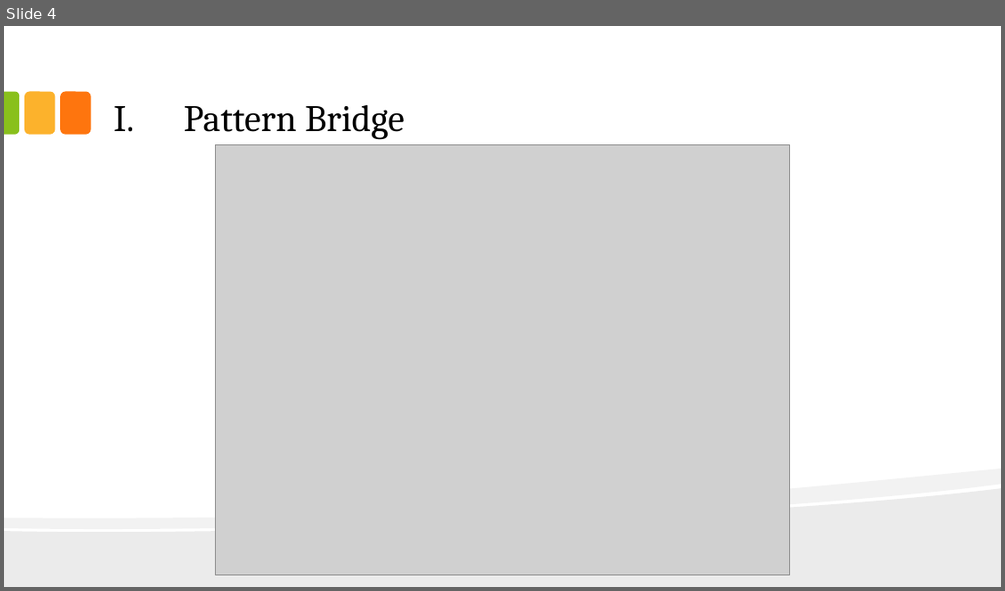
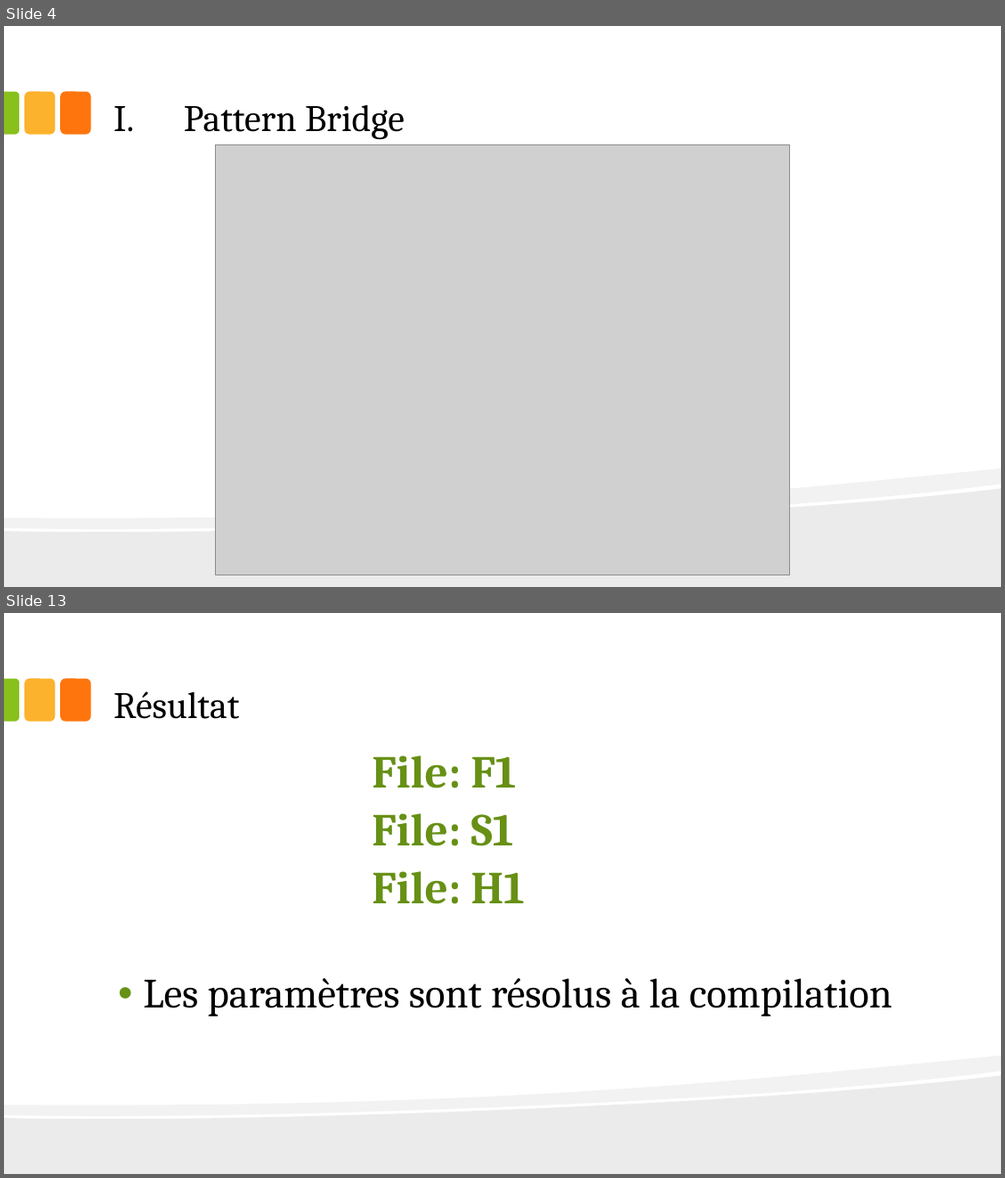
Before and after one commit to omebarki/meetuppatterns, a slide deck: doc/Patterns.pptx. Shown one above the other, each under a label of ours: slide 4 before the commit, slides 4 and 13 after it; the slides between them are not shown. The pictures are 1005x591 and 1005x1178 pixels, drawn with LibreOffice and Linux fonts; fonts in the diff are those of the drawing; grey boxes stand for pictures. Boxes give left, top, right and bottom in pixels: in the first picture for what was removed or moved away, otherwise in the second. Text is boxed around its words. In the diff, an @@ line names an element or a change of style, - is before the commit and + after.

```diff
--- a/doc/Patterns.pptx
+++ b/doc/Patterns.pptx
@@ slide 13 added at <box>4,613,1001,1174</box>, background #FFFFFF; not listed: 5 template elements that a slide beside it also shows @@
@@ title added at <box>113,691,239,719</box>, 36 pt, text #000000 @@
+Résultat
@@ text added at <box>372,755,525,904</box>, 44 pt, text #679015, bold @@
+              File: F1
+              File: S1
+              File: H1
@@ text added at <box>143,978,892,1016</box>, 40 pt, text #000000 @@
+• Les paramètres sont résolus à la compilation
```
Also in this commit, not shown: 5 slides changed, 3 other slides added, 7 slides removed, 11 other files.
